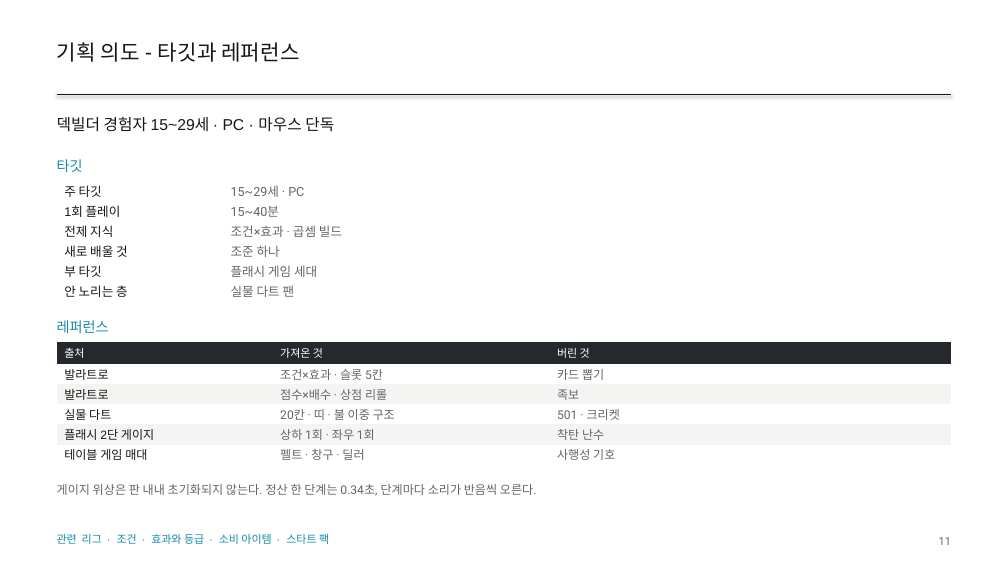
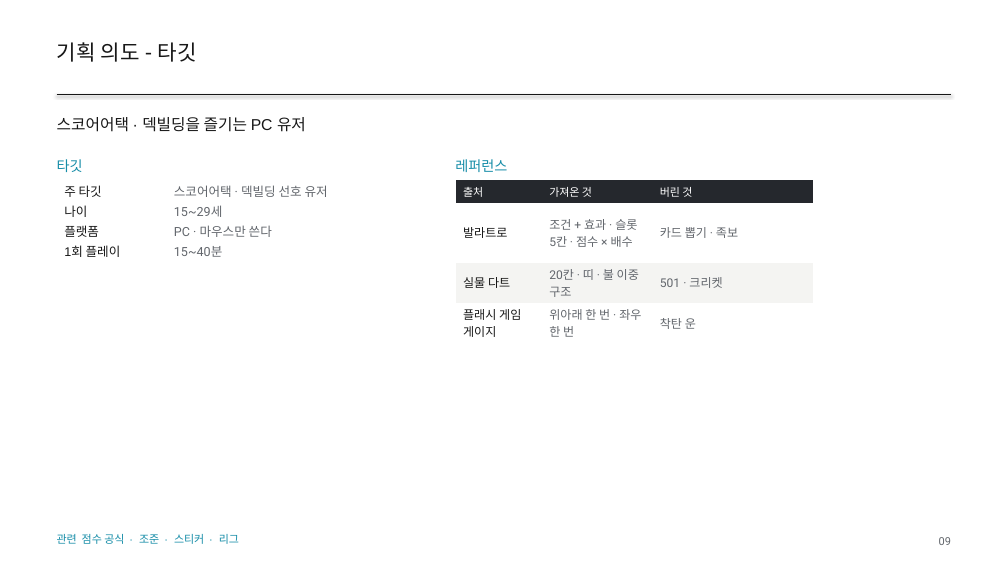
Before and after one commit to GGbong69/test-03, a slide deck: slide 9 of docs/HIGHTONE_기획서.pptx (slide 11 before the commit). Drawn at 1008x567 pixels with LibreOffice and Linux fonts; fonts in the diff are those of the drawing. Boxes give left, top, right and bottom in pixels: in the first picture for what was removed or moved away, otherwise in the second. Text is boxed around its words. In the diff, an @@ line names an element or a change of style, - is before the commit and + after.

```diff
--- a/docs/HIGHTONE_기획서.pptx
+++ b/docs/HIGHTONE_기획서.pptx
@@ text at [57,42,197,62]: text changed @@
-기획 의도 - 타깃과 레퍼런스
+기획 의도 - 타깃
@@ text at [57,117,306,132]: text changed @@
-덱빌더 경험자 15~29세 · PC · 마우스 단독
+스코어어택 · 덱빌딩을 즐기는 PC 유저
@@ text "레퍼런스": place and size @@
-text "레퍼런스" at [57,320,109,333]
+text "레퍼런스" at [455,159,507,172]
@@ table at [57,180,414,261] @@
-row 1: 주 타깃 | 15~29세 · PC
+row 1: 주 타깃 | 스코어어택 · 덱빌딩 선호 유저
+row 2: 나이 | 15~29세
+row 3: 플랫폼 | PC · 마우스만 쓴다
-row 3: 전제 지식 | 조건×효과 · 곱셈 빌드
-row 4: 새로 배울 것 | 조준 하나
-row 5: 부 타깃 | 플래시 게임 세대
-row 6: 안 노리는 층 | 실물 다트 팬
@@ table: place and size @@
-table at [57,180,951,301]
+table at [57,180,414,261]
@@ table at [456,180,813,343] @@
-row 2: 발라트로 | 조건×효과 · 슬롯 5칸 | 카드 뽑기
-row 3: 발라트로 | 점수×배수 · 상점 리롤 | 족보
+row 2: 발라트로 | 조건 + 효과 · 슬롯 5칸 · 점수 × 배수 | 카드 뽑기 · 족보
-row 5: 플래시 2단 게이지 | 상하 1회 · 좌우 1회 | 착탄 난수
-row 6: 테이블 게임 매대 | 펠트 · 창구 · 딜러 | 사행성 기호
+row 4: 플래시 게임 게이지 | 위아래 한 번 · 좌우 한 번 | 착탄 운
@@ table: place and size @@
-table at [57,342,951,464]
+table at [456,180,813,343]
@@ text at [57,534,239,544]: text changed; size 11.5 to 10.5 pt; font Roboto to Arial; text colour #62666C to #168DA8 @@
-게이지 위상은 판 내내 초기화되지 않는다. 정산 한 단계는 0.34초, 단계마다 소리가 반음씩 오른다.
+관련 점수 공식 · 조준 · 스티커 · 리그
@@ text removed at [57,534,329,544] @@
-관련 리그 · 조건 · 효과와 등급 · 소비 아이템 · 스타트 팩
@@ text at [939,537,951,545]: text changed @@
-11
+09
```
Also in this commit, not shown: 44 other slides changed, 4 slides added, 49 slides removed, 3 other files.
